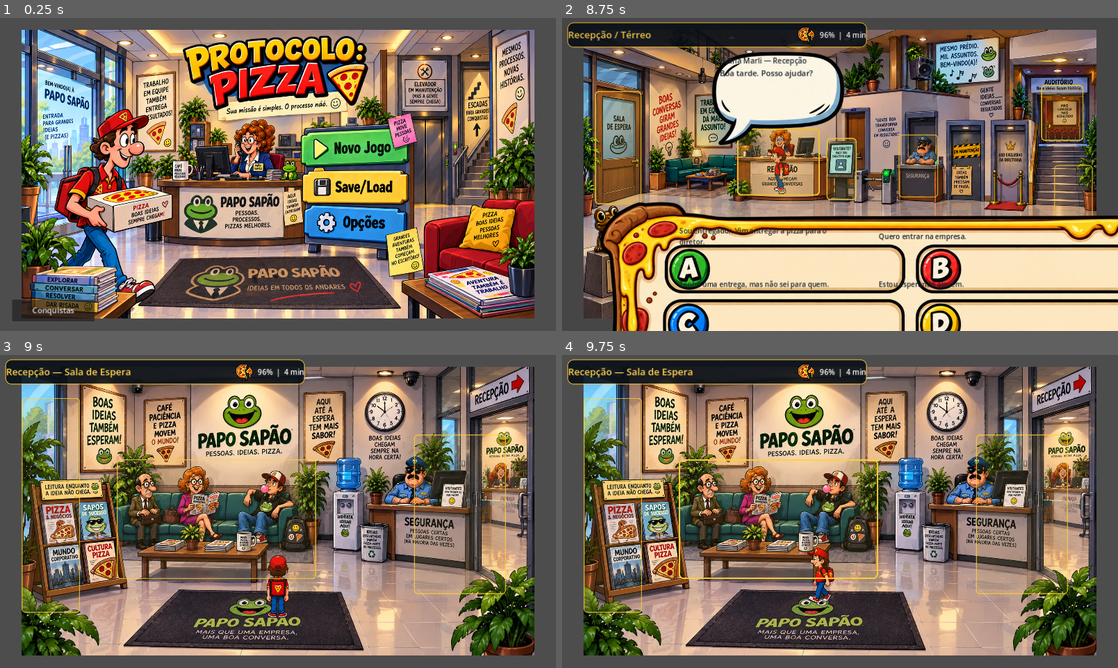
Above: before the commit, frames 1-4 (two rows, left to right).
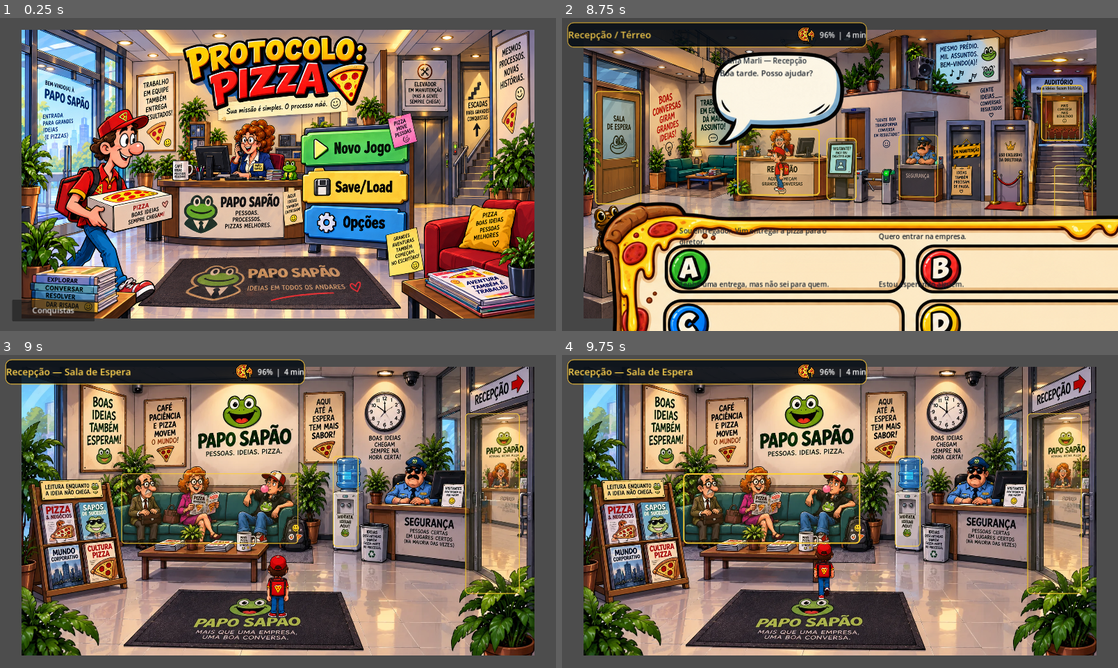
Above: after the commit, the same moments.

Repository: washincofer/protocolo-pizza
Game: Godot game, scene res://scenes/Main.tscn
The game is run twice, just before and just after one commit, with the same random seed, the same clock (stepped at 60 frames per second) and the same inputs.
Inputs (mouse positions are in pixels of both pictures, inside the frame that each line leads up to; where the layout moved, square brackets give the same spot in the first picture):
- Up to frame 1 (0.25 s): no input
- Up to frame 2 (8.75 s): click (917, 146) at 0.5 s; click (834, 121) at 1.27 s; click (917, 165) at 2.02 s; tap Enter at 2.75 s; move the mouse to (812, 237) at 2.77 s; hold D 2.78-3.5 s; tap B at 2.85, 5.1, 7.35 s; click (812, 237) at 2.92 s; click (1073, 218) at 3.52 s; move the mouse to (1006, 221) at 4.27 s; hold D 4.28-5.03 s; tap C at 4.35, 6.6 s; move the mouse to (673, 127) at 5.02 s; hold A 5.03-5.75 s; click (845, 290) at 5.77 s; move the mouse to (867, 174) at 6.52 s; hold A 6.53-8 s; click (867, 174) at 6.67 s; move the mouse to (756, 96) at 7.27 s; click (778, 161) at 8 s
- Up to frame 3 (9 s): move the mouse to (400, 495) at 8.77 s; hold D from 8.78 s (still down); tap C at 8.85 s
- Up to frame 4 (9.75 s): release D at 9.5 s; click (773, 508) [778, 517] at 9.5 s

Frames 1-2 are identical in both runs. In frame 3, 1.9% of the frame differs, in the area x 3-94%, y 13-83%; in frame 4, 2.6%.
Error in both runs: Attempted to free a locked object (calling or emitting). (res://scripts/main.gd:22)

Commit message:
Calibra hotspots da Sala de Espera

Diff:
--- a/godot/scripts/subarea_manager.gd
+++ b/godot/scripts/subarea_manager.gd
@@ -8,9 +8,9 @@
 		"parent": "reception",
 		"background": "res://assets/subareas/reception_waiting_room.webp",
 		"hotspots": [
-			{"label":"Visitante esperando","rect":[310,300,650,390],"action":"waiting_person"},
-			{"label":"Máquina de café","rect":[1280,220,300,520],"action":"waiting_coffee"},
-			{"label":"Voltar à Recepção","rect":[0,100,190,700],"action":"return_parent"}
+			{"label":"Visitantes esperando","rect":[324,346,578,230],"action":"waiting_person"},
+			{"label":"Máquina de Água","rect":[1015,289,84,296],"action":"waiting_water"},
+			{"label":"Voltar à Recepção","rect":[1447,150,178,589],"action":"return_parent"}
 		]
 	},
 	"reception_auditorium": {
@@ -265,8 +265,8 @@
 				_finish("VISITANTE RETIRADO", "Você esperou tanto que a segurança concluiu que esperar era sua atividade principal.")
 			else:
 				_feedback("Visitante: estou esperando alguém. Não lembro quem, mas a reunião deve começar em breve. Desde ontem.")
-		"waiting_coffee":
-			_feedback("A máquina oferece Café, Sem Café e Reunião. A terceira opção está indisponível por excesso de reuniões.")
+		"waiting_water":
+			_feedback("Máquina de Água: Natural, Gelada ou Em Manutenção. A terceira opção parece ser a mais utilizada.")
 		"auditorium_lucia":
 			_open_auditorium_dialogue()
 		"auditorium_stage":
